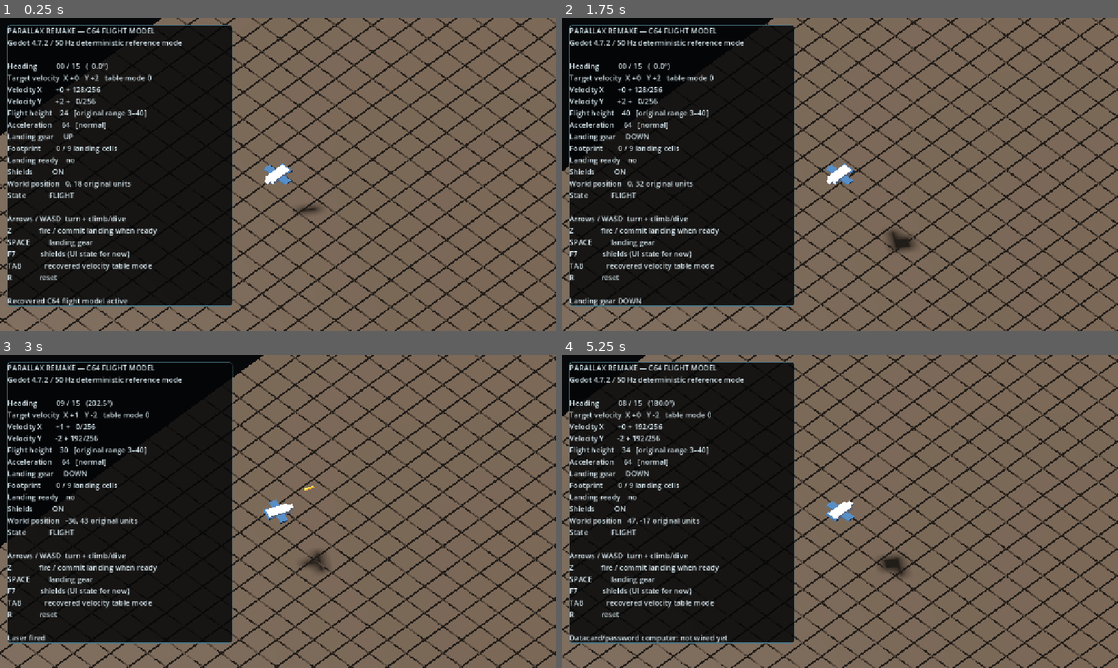
Above: before the commit, frames 1-4 (two rows, left to right).
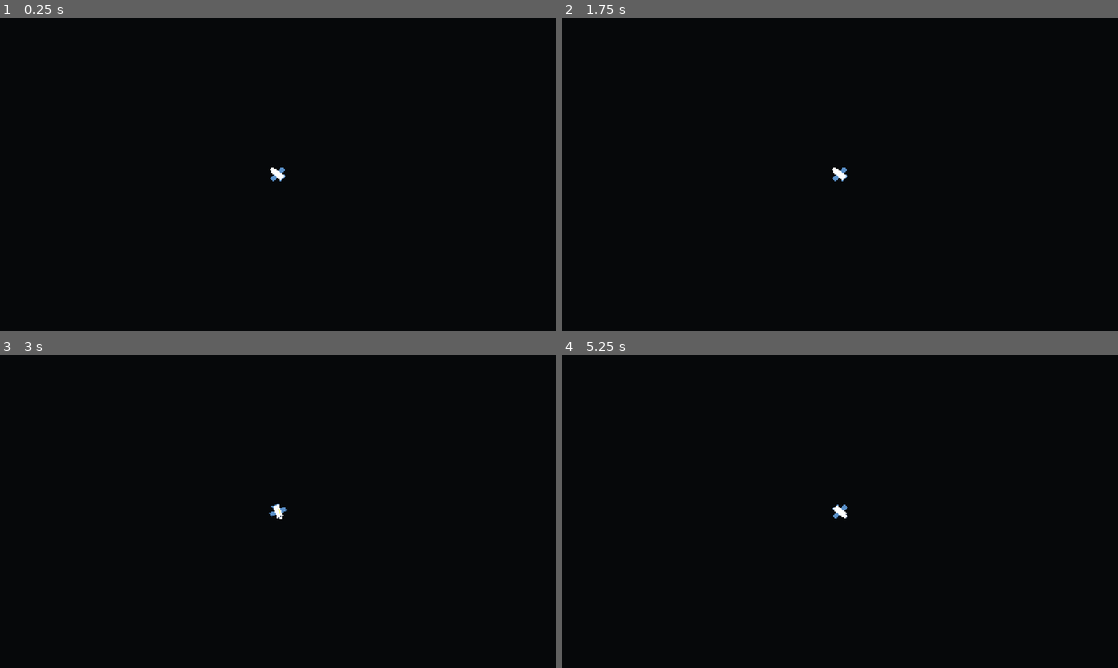
Above: after the commit, the same moments.

Repository: apsgrid/Parallax
Game: Godot game, scene res://scenes/main.tscn
Same seed, same stepped clock (60 frames per second), same inputs: the game is played once before the commit and once after it.
Inputs:
- Up to frame 1 (0.25 s): no input
- Up to frame 2 (1.75 s): tap Enter at 0.5 s; hold Right 0.53-1.28 s; hold Tab 0.53-1.28 s; tap Space at 0.77, 1.52 s; hold Down from 1.28 s (still down); tap R at 1.35 s
- Up to frame 3 (3 s): release Down at 2.03 s; hold Right 2.03-2.78 s; hold Enter 2.03-2.78 s; hold Up from 2.78 s (still down); tap Z at 2.85 s
- Up to frame 4 (5.25 s): tap Space at 3.02, 3.77, 4.52 s; release Up at 3.53 s; hold Tab 3.53-4.28 s; hold Left 3.53-5.03 s; tap R at 4.35 s; hold Down from 5.03 s (still down); hold Enter from 5.03 s (still down)

The runs differ from the first frame. In frame 1, 67% of the frame differs, in the area x 0-100%, y 0-100%; in frame 2, 67%; in frame 3, 66%; in frame 4, 68%.

Commit message:
Decode C64 flight graphics and stream recovered world

Diff:
--- a/Godot/scripts/flight_model.gd
+++ b/Godot/scripts/flight_model.gd
@@ -19,8 +19,8 @@
 # RIGHT, LEFT, DOWN/climb, UP/dive.
 const INPUT_REPEAT := [4, 4, 1, 1]
 
-var heading := 0
-var flight_height := 0x18
+var heading := 4
+var flight_height := 0x15
 var speed_mode := 0
 
 var vx_hi := 0
@@ -41,8 +41,8 @@
 
 
 func reset() -> void:
-    heading = 0
-    flight_height = 0x18
+    heading = 4
+    flight_height = 0x15
     speed_mode = 0
     vx_hi = 0
     vx_frac = 0x80
--- a/Godot/scripts/main.gd
+++ b/Godot/scripts/main.gd
@@ -3,20 +3,28 @@
 const FlightModel = preload("res://scripts/flight_model.gd")
 
 const TILE_SIZE := 2.0
-const SIM_UNITS_PER_TILE := 16.0
+const SIM_UNITS_PER_TILE := 8.0
 const WORLD_SCALE := TILE_SIZE / SIM_UNITS_PER_TILE
 const HEIGHT_SCALE := 0.25
 const WORLD_PATH := "res://data/world_480.json"
-const SPAWN_TILE := Vector2i(10, 50)
-const REGION_MIN := Vector2i(0, 26)
-const REGION_MAX := Vector2i(74, 94)
+const INITIAL_VIEW_ORIGIN_TILE := Vector2i(10, 30)
+const PLAYER_START_TILE := Vector2i(29, 39)
+const STREAM_HALF_X := 28
+const STREAM_HALF_Y := 22
+const STREAM_REBUILD_DISTANCE := 12
 
 var model := FlightModel.new()
 var world_tiles: Array = []
+var tile_atlas_images: Array[Image] = []
+var tile_material_cache := {}
+var tile_side_material: StandardMaterial3D
+var world_root: Node3D
+var stream_center_tile := Vector2i(-9999, -9999)
 
 var ship: Node3D
 var camera: Camera3D
 var hud: Label
+var hud_panel: PanelContainer
 var gear_nodes := []
 var footprint_markers := []
 var bolts := []
@@ -32,13 +40,18 @@
 var last_mode := false
 var last_shield := false
 var last_return := false
-
+var last_debug_hud := false
+var last_debug_footprint := false
+
+var debug_hud_visible := false
+var debug_footprint_visible := false
 var shields_on := true
 var status_message := "Recovered C64 flight model active"
 
 
 func _ready() -> void:
     _load_world_data()
+    _load_tile_atlases()
     _build_environment()
     _build_world()
     _build_ship()
@@ -88,6 +101,19 @@
         status_message = "Datacard/password computer: not wired yet"
     last_return = return_now
 
+    var debug_hud_now := Input.is_key_pressed(KEY_F1)
+    if debug_hud_now and not last_debug_hud:
+        debug_hud_visible = not debug_hud_visible
+        hud_panel.visible = debug_hud_visible
+    last_debug_hud = debug_hud_now
+
+    var debug_footprint_now := Input.is_key_pressed(KEY_F2)
+    if debug_footprint_now and not last_debug_footprint:
+        debug_footprint_visible = not debug_footprint_visible
+        for marker in footprint_markers:
+            marker.visible = debug_footprint_visible
+    last_debug_footprint = debug_footprint_now
+
     var fire_now := Input.is_key_pressed(KEY_Z)
     var fire_pressed := fire_now and not last_fire
     last_fire = fire_now
@@ -101,6 +127,7 @@
     if events["landed"]:
         status_message = "LANDED — flight-to-ground transition reached"
 
+    _maybe_stream_world()
     _update_bolts()
     _update_visuals()
     _sample_footprint()
@@ -135,68 +162,30 @@
         world_tiles = parsed.get("tiles", [])
 
 
+func _load_tile_atlases() -> void:
+    tile_atlas_images.clear()
+    for zone in range(6):
+        var relative_path := "res://generated/tiles_zone_%d.png" % zone
+        var image := Image.load_from_file(ProjectSettings.globalize_path(relative_path))
+        if image == null or image.is_empty():
+            push_error("Unable to load generated C64 tile atlas: " + relative_path)
+            tile_atlas_images.append(Image.create_empty(128, 128, false, Image.FORMAT_RGB8))
+        else:
+            tile_atlas_images.append(image)
+
+
 func _build_world() -> void:
-    var ground_material := _make_material(Color(0.10, 0.12, 0.11))
-    var blocker_material := _make_material(Color(0.32, 0.26, 0.20))
-    var structure_material := _make_material(Color(0.24, 0.34, 0.39))
-    var special_material := _make_material(Color(0.38, 0.30, 0.40))
-    var detail_material := _make_material(Color(0.18, 0.22, 0.20))
+    tile_side_material = _make_material(Color(0.075, 0.08, 0.09))
 
     safe_material = _make_material(Color(0.20, 0.72, 0.38, 0.68))
     safe_material.transparency = BaseMaterial3D.TRANSPARENCY_ALPHA
     unsafe_material = _make_material(Color(0.85, 0.25, 0.18, 0.68))
     unsafe_material.transparency = BaseMaterial3D.TRANSPARENCY_ALPHA
 
-    var ground := MeshInstance3D.new()
-    var plane := PlaneMesh.new()
-    var region_size := Vector2(
-        float(REGION_MAX.x - REGION_MIN.x + 1) * TILE_SIZE,
-        float(REGION_MAX.y - REGION_MIN.y + 1) * TILE_SIZE
-    )
-    plane.size = region_size
-    ground.mesh = plane
-    ground.position = Vector3(
-        float(REGION_MIN.x + REGION_MAX.x - SPAWN_TILE.x * 2) * TILE_SIZE * 0.5,
-        0.0,
-        float(REGION_MIN.y + REGION_MAX.y - SPAWN_TILE.y * 2) * TILE_SIZE * 0.5
-    )
-    ground.material_override = ground_material
-    add_child(ground)
-
-    for wy in range(REGION_MIN.y, REGION_MAX.y + 1):
-        for wx in range(REGION_MIN.x, REGION_MAX.x + 1):
-            var code := _tile_code(wx, wy)
-            var local_x := float(wx - SPAWN_TILE.x) * TILE_SIZE
-            var local_z := float(wy - SPAWN_TILE.y) * TILE_SIZE
-
-            if code >= 0x0D and code <= 0x10:
-                _make_box(
-                    self,
-                    Vector3(TILE_SIZE * 0.92, 1.75, TILE_SIZE * 0.92),
-                    Vector3(local_x, 0.875, local_z),
-                    blocker_material
-                )
-            elif code >= 0x31 and code < 0x3D:
-                _make_box(
-                    self,
-                    Vector3(TILE_SIZE * 0.78, 0.85, TILE_SIZE * 0.78),
-                    Vector3(local_x, 0.425, local_z),
-                    structure_material
-                )
-            elif code == 0x48 or code == 0x58:
-                _make_box(
-                    self,
-                    Vector3(TILE_SIZE * 0.58, 1.15, TILE_SIZE * 0.58),
-                    Vector3(local_x, 0.575, local_z),
-                    special_material
-                )
-            elif code != 0x2A and code != 0x00:
-                _make_box(
-                    self,
-                    Vector3(TILE_SIZE * 0.72, 0.06, TILE_SIZE * 0.72),
-                    Vector3(local_x, 0.03, local_z),
-                    detail_material
-                )
+    world_root = Node3D.new()
+    world_root.name = "World"
+    add_child(world_root)
+    _rebuild_world_chunk(PLAYER_START_TILE)
 
     for i in range(9):
         var marker := _make_box(
@@ -205,6 +194,7 @@
             Vector3.ZERO,
             unsafe_material
         )
+        marker.visible = debug_footprint_visible
         footprint_markers.append(marker)
 
 
@@ -240,7 +230,7 @@
 func _build_camera() -> void:
     camera = Camera3D.new()
     camera.projection = Camera3D.PROJECTION_ORTHOGONAL
-    camera.size = 24.0
+    camera.size = 44.0
     camera.current = true
     add_child(camera)
 
@@ -249,9 +239,9 @@
     var canvas := CanvasLayer.new()
     add_child(canvas)
 
-    var panel := PanelContainer.new()
-    panel.position = Vector2(16, 16)
-    panel.custom_minimum_size = Vector2(520, 390)
+    hud_panel = PanelContainer.new()
+    hud_panel.position = Vector2(16, 16)
+    hud_panel.custom_minimum_size = Vector2(520, 390)
 
     var style := StyleBoxFlat.new()
     style.bg_color = Color(0.015, 0.02, 0.025, 0.84)
@@ -264,15 +254,16 @@
     style.corner_radius_top_right = 8
     style.corner_radius_bottom_left = 8
     style.corner_radius_bottom_right = 8
-    panel.add_theme_stylebox_override("panel", style)
-    canvas.add_child(panel)
+    hud_panel.add_theme_stylebox_override("panel", style)
+    hud_panel.visible = debug_hud_visible
+    canvas.add_child(hud_panel)
 
     hud = Label.new()
     hud.custom_minimum_size = Vector2(500, 370)
     hud.add_theme_font_size_override("font_size", 17)
     hud.add_theme_color_override("font_color", Color(0.86, 0.93, 0.96))
     hud.add_theme_constant_override("line_spacing", 3)
-    panel.add_child(hud)
+    hud_panel.add_child(hud)
 
 
 func _sample_footprint() -> int:
@@ -298,8 +289,8 @@
 
 
 func _is_landing_tile(x: int, y: int) -> bool:
-    var wx := SPAWN_TILE.x + x
-    var wy := SPAWN_TILE.y + y
+    var wx := PLAYER_START_TILE.x + x
+    var wy := PLAYER_START_TILE.y + y
     var code := _tile_code(wx, wy)
     return not (code >= 0x0D and code <= 0x10)
 
@@ -311,6 +302,128 @@
     if typeof(row) != TYPE_ARRAY or wx < 0 or wx >= row.size():
         return 0x0D
     return int(row[wx])
+
+
+func _zone_for_world_y(wy: int) -> int:
+    var macro_y := wy / 5
+    if macro_y <= 0:
+        return 0
+    return clampi((macro_y - 1) / 18, 0, 5)
+
+
+func _tile_is_visually_blank(code: int) -> bool:
+    # Verified all-zero glyphs in the recovered $4000 charset.
+    return code in [
+        0x0D, 0x0E, 0x0F, 0x10, 0x20, 0x44, 0x5D,
+        0x80, 0x81, 0x82, 0x83, 0x84, 0x85, 0x86, 0x87,
+        0x88, 0x89, 0x8B, 0x8C, 0x8D, 0x8E, 0x8F, 0x90,
+        0x91, 0x92, 0x93, 0x94, 0x95, 0x96, 0x97, 0x98,
+        0x99, 0x9A, 0x9B, 0x9C, 0xFE, 0xFF
+    ]
+
+
+func _current_world_tile() -> Vector2i:
+    return Vector2i(
+        PLAYER_START_TILE.x + roundi(float(model.world_x) / SIM_UNITS_PER_TILE),
+        PLAYER_START_TILE.y + roundi(float(model.world_y) / SIM_UNITS_PER_TILE)
+    )
+
+
+func _maybe_stream_world() -> void:
+    var current := _current_world_tile()
+    if abs(current.x - stream_center_tile.x) >= STREAM_REBUILD_DISTANCE:
+        _rebuild_world_chunk(current)
+        return
+    if abs(current.y - stream_center_tile.y) >= STREAM_REBUILD_DISTANCE:
+        _rebuild_world_chunk(current)
+
+
+func _rebuild_world_chunk(center: Vector2i) -> void:
+    stream_center_tile = center
+
+    if world_root != null:
+        for child in world_root.get_children():
+            child.queue_free()
+
+    var min_x := maxi(0, center.x - STREAM_HALF_X)
+    var max_x := mini(479, center.x + STREAM_HALF_X)
+    var min_y := maxi(0, center.y - STREAM_HALF_Y)
+    var max_y := mini(479, center.y + STREAM_HALF_Y)
+
+    for wy in range(min_y, max_y + 1):
+        for wx in range(min_x, max_x + 1):
+            var code := _tile_code(wx, wy)
+            if _tile_is_visually_blank(code):
+                continue
+
+            var local_x := float(wx - PLAYER_START_TILE.x) * TILE_SIZE
+            var local_z := float(wy - PLAYER_START_TILE.y) * TILE_SIZE
+            var zone := _zone_for_world_y(wy)
+            var tile_material := _tile_material(code, zone)
+            var tile_height := _tile_visual_height(code)
+
+            _make_world_tile(
+                Vector3(local_x, 0.0, local_z),
+                tile_height,
+                tile_material
+            )
+
+
+func _tile_visual_height(code: int) -> float:
+    # Only collision classes verified in the original classifier get
+    # meaningful extrusion. Keep the relief shallow so the C64 artwork
+    # remains the dominant visual signal.
+    if code >= 0x31 and code <= 0x3C:
+        return 0.20
+    if code == 0x48:
+        return 0.32
+    if code == 0x58:
+        return 0.42
+    return 0.035
+
+
+func _tile_material(code: int, zone: int) -> StandardMaterial3D:
+    var key := zone * 256 + code
+    if tile_material_cache.has(key):
+        return tile_material_cache[key]
+
+    var atlas_image: Image = tile_atlas_images[zone]
+    var region := Rect2i(
+        (code & 0x0F) * 8,
+        (code >> 4) * 8,
+        8,
+        8
+    )
+    var glyph_image := atlas_image.get_region(region)
+    var glyph_texture := ImageTexture.create_from_image(glyph_image)
+
+    var material := StandardMaterial3D.new()
+    material.albedo_texture = glyph_texture
+    material.texture_filter = BaseMaterial3D.TEXTURE_FILTER_NEAREST
+    material.texture_repeat = false
+    material.shading_mode = BaseMaterial3D.SHADING_MODE_UNSHADED
+    material.roughness = 0.88
+    material.metallic = 0.0
+    tile_material_cache[key] = material
+    return material
+
+
+func _make_world_tile(origin: Vector3, height: float, material: StandardMaterial3D) -> void:
+    if height > 0.05:
+        _make_box(
+            world_root,
+            Vector3(TILE_SIZE, height, TILE_SIZE),
+            origin + Vector3(0.0, height * 0.5, 0.0),
+            tile_side_material
+        )
+
+    var top := MeshInstance3D.new()
+    var mesh := PlaneMesh.new()
+    mesh.size = Vector2(TILE_SIZE, TILE_SIZE)
+    top.mesh = mesh
+    top.position = origin + Vector3(0.0, maxf(height, 0.025) + 0.003, 0.0)
+    top.material_override = material
+    world_root.add_child(top)
 
 
 func _update_visuals() -> void:
@@ -326,7 +439,7 @@
         leg.visible = model.landing_gear
 
     var focus := ship.position
-    camera.position = focus + Vector3(12.0, 18.0, 12.0)
+    camera.position = focus + Vector3(8.0, 34.0, 8.0)
     camera.look_at(focus, Vector3.UP)
 
 
@@ -391,7 +504,9 @@
         + "SPACE          landing gear\n"
         + "F7             shields (UI state for now)\n"
         + "TAB            recovered velocity table mode\n"
-        + "R              reset\n\n"
+        + "R              reset\n"
+        + "F1             debug HUD\n"
+        + "F2             landing footprint\n\n"
         + status_message
     )
 
--- a/Godot/tests/test_flight_model.gd
+++ b/Godot/tests/test_flight_model.gd
@@ -31,6 +31,9 @@
 
 func _test_heading_table() -> void:
     var m := FlightModel.new()
+    _check(m.heading == 4, "default heading matches recovered post-startup state")
+    _check(m.flight_height == 0x15, "default height matches recovered post-startup state")
+    m.heading = 0
     _check(m.target_velocity() == Vector2i(0, 2), "heading 0 recovered vector is (0,2)")
     m.heading = 4
     _check(m.target_velocity() == Vector2i(-2, 0), "heading 4 recovered vector is (-2,0)")
@@ -45,6 +48,7 @@
 
 func _test_input_repeat() -> void:
     var m := FlightModel.new()
+    m.heading = 0
     for i in range(3):
         m.step(0x01, false, 0)
     _check(m.heading == 0, "turn input waits for four-frame repeat threshold")
Not shown, changed: .gitignore
Not shown, changed: FLIGHT_STATE.md
Not shown, changed: Godot/README.md
Not shown, changed: RE_NOTES.md
Not shown, added: TILE_GRAPHICS.md
Not shown, changed: WORLD_FORMAT.md
Not shown, added: classify_charset.py
Not shown, added: count_spawn_tiles.py
Not shown, added: decode_charset_ascii.py
Not shown, added: decode_color_writer.py
Not shown, added: decode_color_writer2.py
Not shown, added: find_collision_callers.py
(and 10 more such lines)
